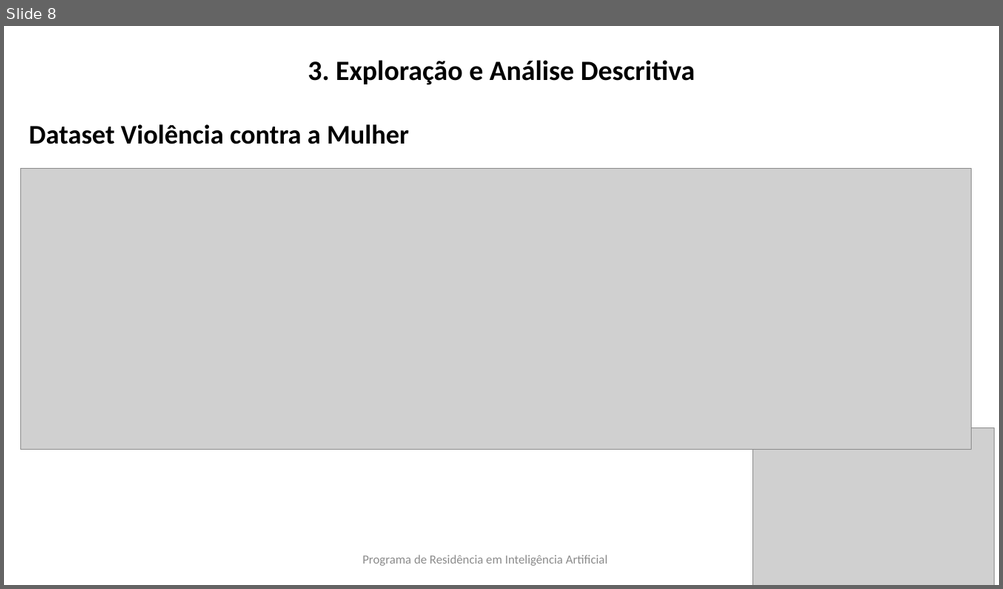
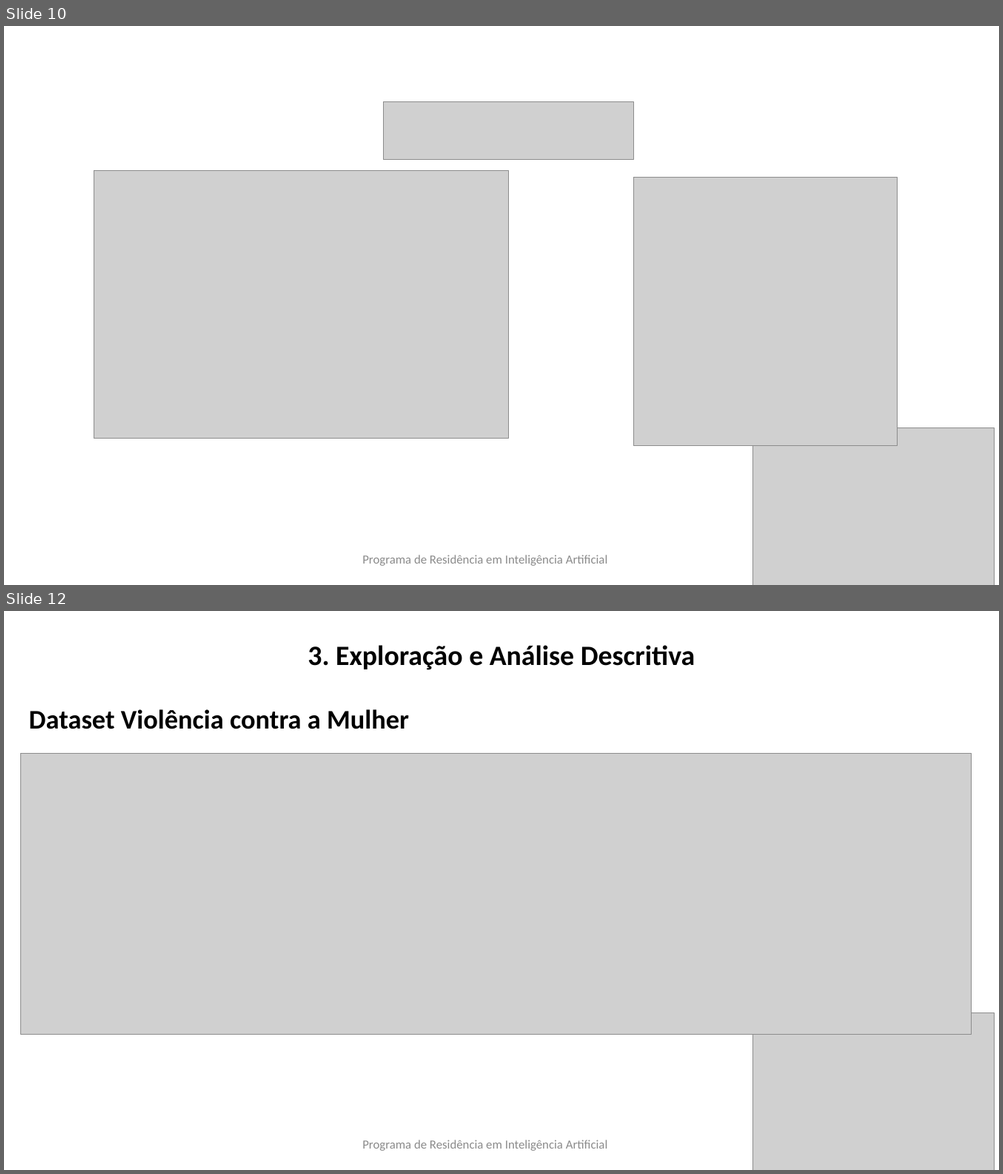
Before and after one commit to millercylindricalprojection/ATIVIDADE-AVALIATIVA-Big-Data-e-Minera-o-de-Dados, a slide deck: apresentacao e trabalhoDados/apresentacao.PPTX. Shown one above the other, each under a label of ours: slide 8 before the commit, slides 10 and 12 after it; the slides between them are not shown. The pictures are 1003x589 and 1003x1174 pixels, drawn with LibreOffice and Linux fonts; fonts in the diff are those of the drawing; grey boxes stand for pictures; background and template pictures are left out. Boxes give left, top, right and bottom in pixels: in the first picture for what was removed or moved away, otherwise in the second. Text is boxed around its words. In the diff, an @@ line names an element or a change of style, - is before the commit and + after.

```diff
--- a/apresentacao e trabalhoDados/apresentacao.PPTX
+++ b/apresentacao e trabalhoDados/apresentacao.PPTX
@@ slide 10 added at [4, 26, 999, 585], background picture (left out) @@
@@ picture added at [383, 102, 634, 159] @@
@@ picture added at [94, 171, 509, 439] @@
@@ picture added at [634, 178, 898, 446] @@
@@ picture added at [753, 429, 995, 585] @@
@@ text added at [362, 555, 608, 566], 12 pt, text #8C8C8C @@
+Programa de Residência em Inteligência Artificial
@@ what was slide 8 is now slide 12 @@
```
Also in this commit, not shown: 9 slides changed, 15 other slides added.
